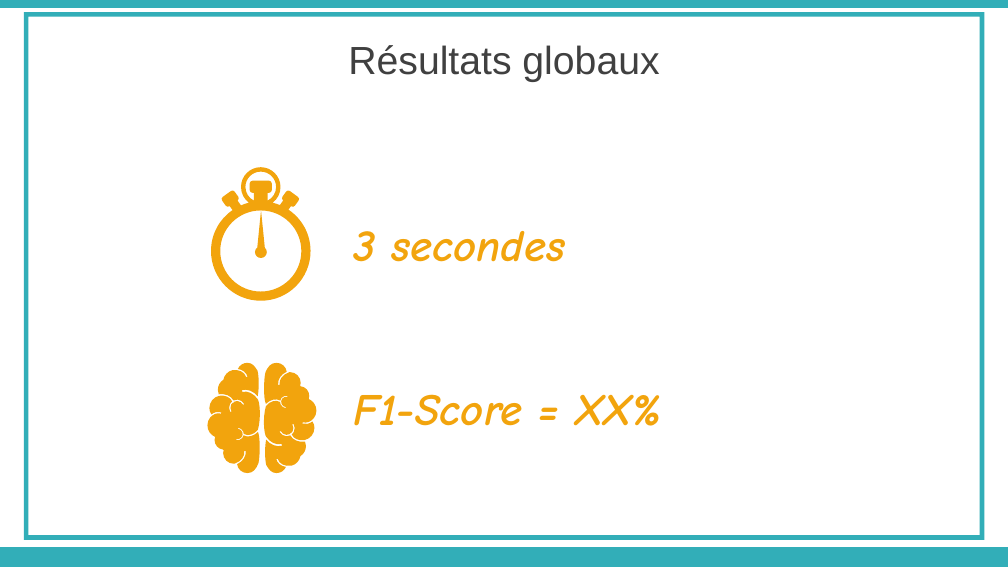
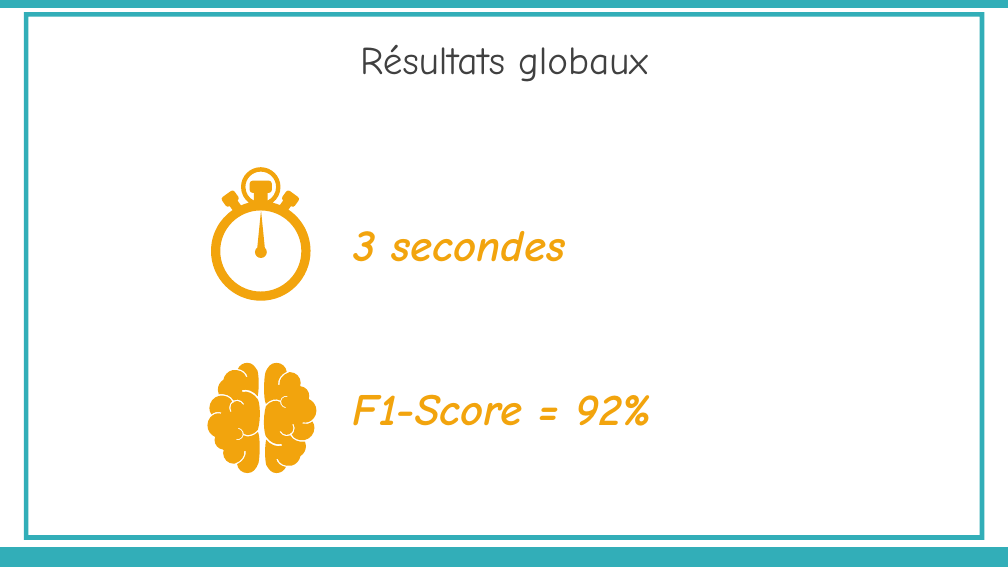
Before and after one commit to rbouadjenek/YouTaQA, a slide deck: slide 26 of Paper/présentation Soutenance Master AGABI & TIDAFI.pptx. Drawn at 1008x567 pixels with LibreOffice and Linux fonts; fonts in the diff are those of the drawing. Boxes give left, top, right and bottom in pixels: in the first picture for what was removed or moved away, otherwise in the second. Text is boxed around its words. In the diff, an @@ line names an element or a change of style, - is before the commit and + after.

```diff
--- a/Paper/présentation Soutenance Master AGABI & TIDAFI.pptx
+++ b/Paper/présentation Soutenance Master AGABI & TIDAFI.pptx
@@ text "Résultats globaux" at bbox=[360, 45, 648, 82]: font Arial to Comic Neue @@
@@ text at bbox=[353, 394, 653, 426]: text changed @@
-F1-Score = XX%
+F1-Score = 92%
```
Also in this commit, not shown: 29 other slides changed, 1 slide added, 1 slide removed, 1 other file.
